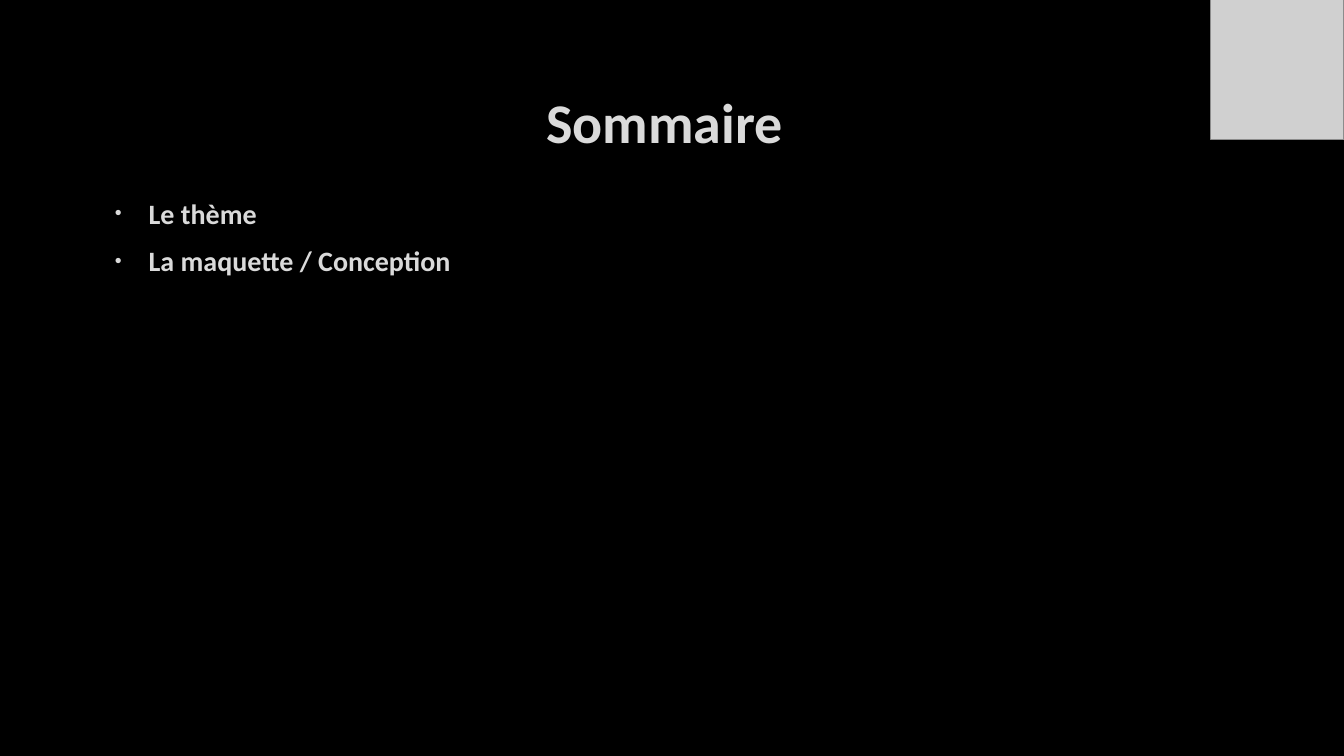
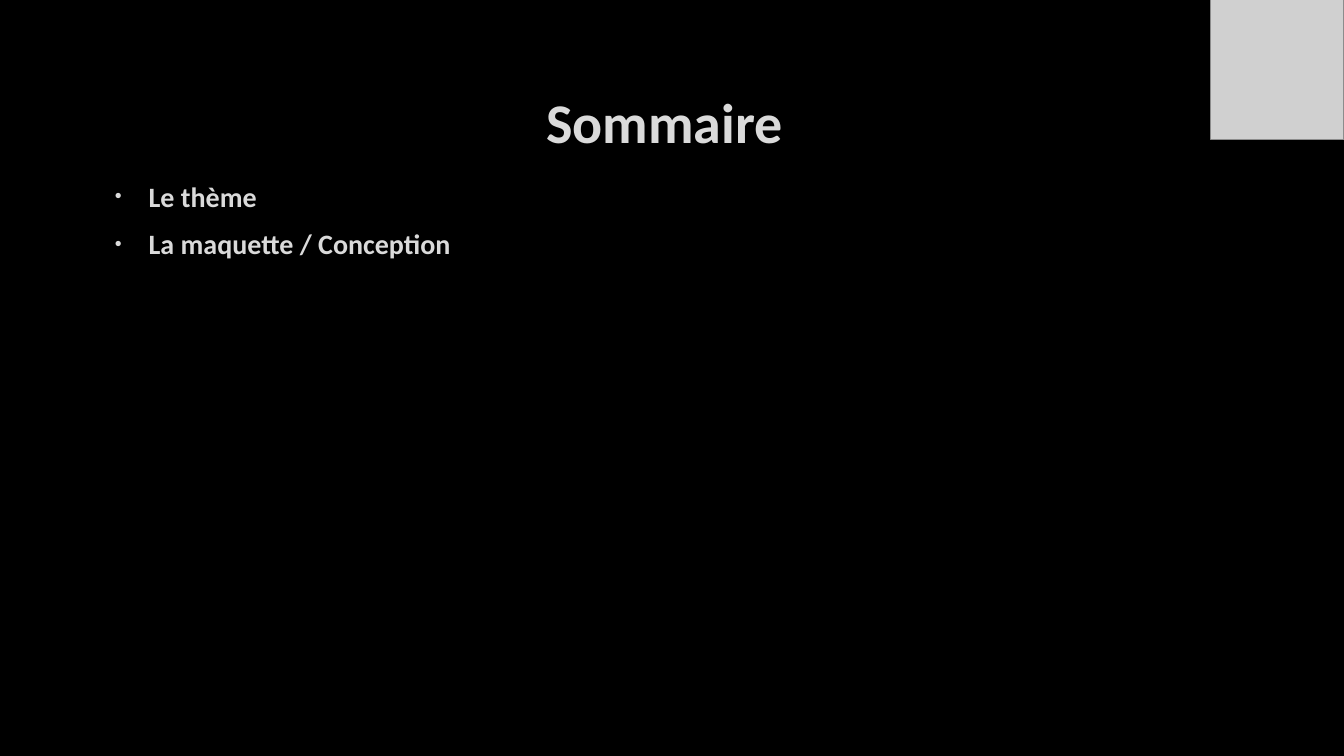
Before and after one commit to RuBy-67/E5, a slide deck: slide 2 of zEn +/Buy your space place.pptx. Drawn at 1344x756 pixels with LibreOffice and Linux fonts; fonts in the diff are those of the drawing; grey boxes stand for pictures; background and template pictures are left out. Boxes give left, top, right and bottom in pixels: in the first picture for what was removed or moved away, otherwise in the second. Text is boxed around its words. In the diff, an @@ line names an element or a change of style, - is before the commit and + after.

```diff
--- a/zEn +/Buy your space place.pptx
+++ b/zEn +/Buy your space place.pptx
@@ text "Le thème": place and size @@
-text "Le thème" at (149, 204, 450, 276)
+text "Le thème" at (149, 187, 450, 259)
```
Also in this commit, not shown: 5 other slides changed, 1 slide added, 10 other files.
